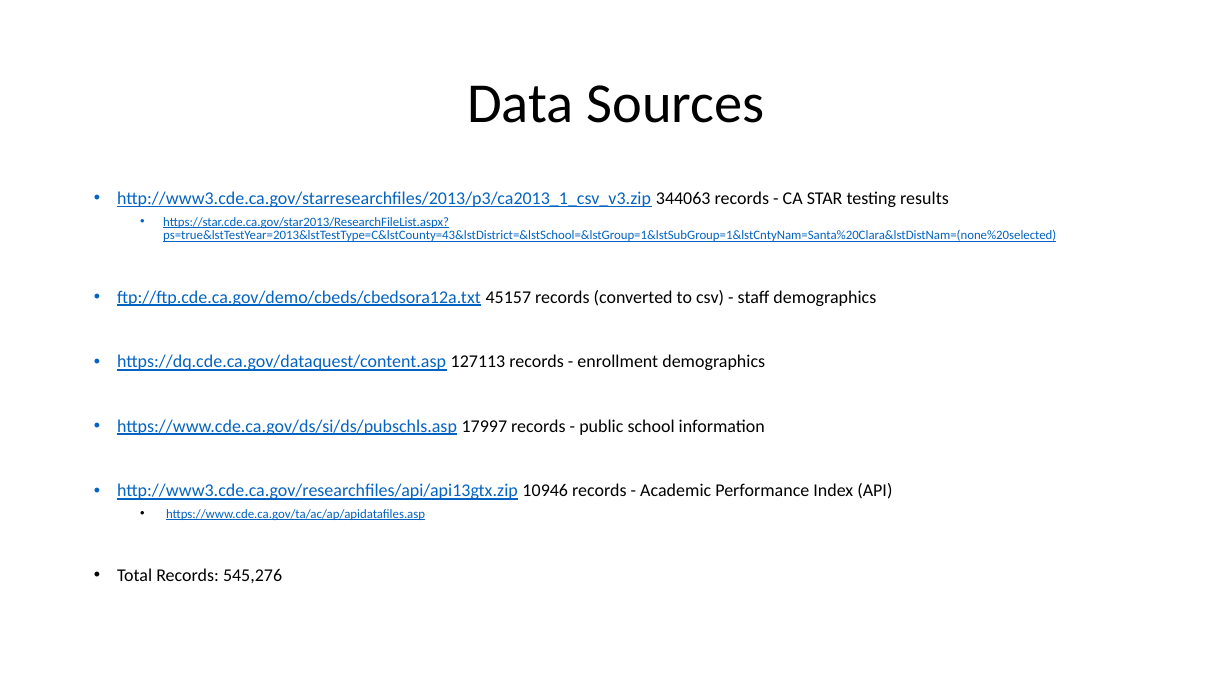
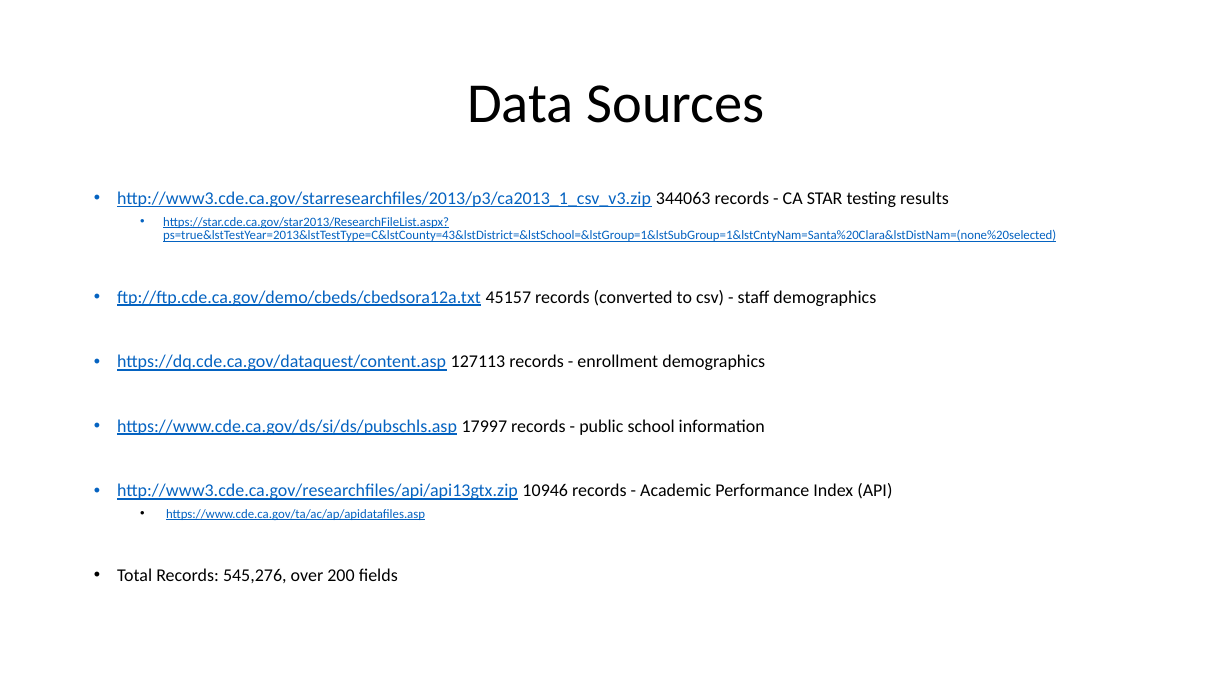
Before and after one commit to eddiebroeder/CS185C_Project, a slide deck: slide 3 of Determining Influential Factors of Student Success.pptx. Drawn at 1232x693 pixels with LibreOffice and Linux fonts; fonts in the diff are those of the drawing. Boxes give left, top, right and bottom in pixels: in the first picture for what was removed or moved away, otherwise in the second. Text is boxed around its words. In the diff, an @@ line names an element or a change of style, - is before the commit and + after.

```diff
--- a/Determining Influential Factors of Student Success.pptx
+++ b/Determining Influential Factors of Student Success.pptx
@@ text at <box>117,568,398,583</box>: text changed @@
-• Total Records: 545,276
+• Total Records: 545,276, over 200 fields
```
Also in this commit, not shown: 1 other file.
